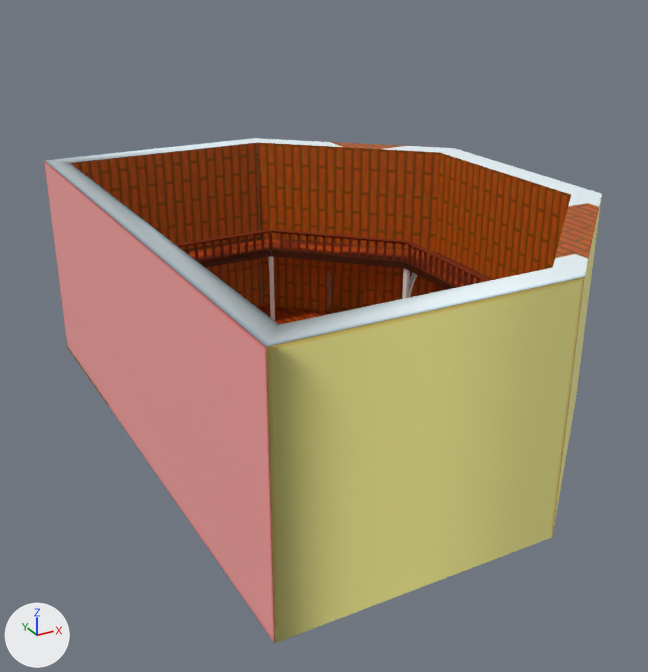
A saved change to the FBX model Project VR/Assets/3D/Enviro/Room/room.fbx.
One viewpoint serves both versions: a 50 mm camera at (-2.48, -4.32, 2.36) aimed at (-0.18, -0.13, 0.26). Every picture has the same lights, and +X, +Y and +Z are marked at lower left. The first picture is the older version. Where no turn or scale is listed for an object, it has been applied to the vertices.

In view in the first picture: 'cuboid', 'cylinder' and 39 more.
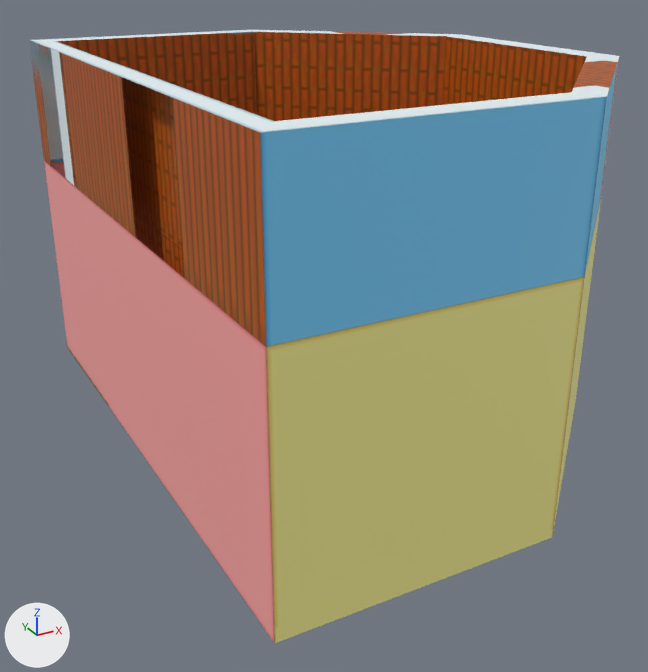
What differs and where, as boxes [x1, y1, x2, y2] in the pictures (648 x 672 px):
'cylinder', reshaped (21% taller)
    before: [44, 138, 602, 643]
    after: [29, 30, 619, 643]
part 1 of me_cylinder, built on
    before: [44, 138, 602, 346]
    after: [29, 30, 619, 347]

The edits, one by one:
me_cylinder is used by ob_cylinder; location (-0.375, 0.0, 0.0).
me_cylinder had 66 vertices, 73 faces and spanned x -0.89..1.69, y -1.69..1.69, z -0.3..1.05.
me_cylinder now has 78 vertices, 85 faces and spans x -0.89..1.69, y -1.69..1.69, z -0.3..1.8.
Part 1, on me_cylinder:
6 faces are deleted.
12 new vertices lie (0.0, 0.0, 0.75) away from vertices in x -0.89..1.69, y -1.69..1.69, z 1.05.
18 new faces join them.
